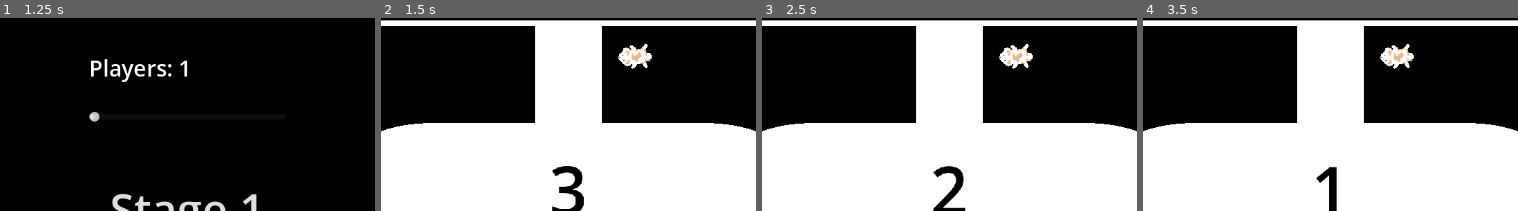
Above: before the commit, frames 1-4 (left to right).
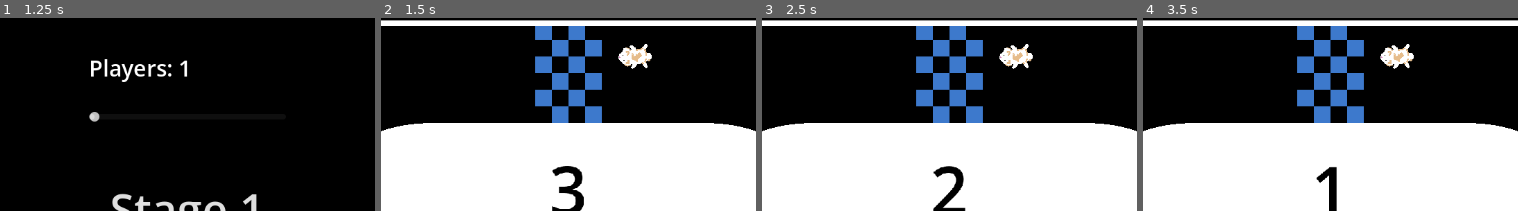
Above: after the commit, the same moments.

Repository: ChrisCee2/20gc4indy500
Game: Godot game, scene res://main_menu.tscn
The game is run twice, just before and just after one commit, with the same random seed, the same clock (stepped at 60 frames per second) and the same inputs. Sound files missing from this copy of the repository are replaced by a short silence.
Inputs (mouse positions are % of the whole screen's width and height, from its top left):
- Up to frame 1 (1.25 s): click "Time Trial" at 0.5 s
- Up to frame 2 (1.5 s): click "Stage 1" at 1.25 s
- Up to frame 3 (2.5 s): tap Enter at 2 s; move the mouse to (73, 49) at 2.02 s; hold D (right) from 2.03 s (still down)
- Up to frame 4 (3.5 s): tap Space (return_to_menu) at 2.75 s; move the mouse to (29, 60) at 2.77 s; release D (right) at 2.78 s; hold S (down) from 2.78 s (still down)
The pictures show only the part of the screen within x 25-75%, y 10-60%; the shares and areas given below are measured in that part.

Frame 1 is identical in both runs. In frame 2, 9.0% of the frame differs, in the area x 41-59%, y 4-55%; in frame 3, 9.0%; in frame 4, 9.0%.

Commit message:
GC4-16: Added finish line texture

Diff:
--- a/tracks/track_1.tscn
+++ b/tracks/track_1.tscn
@@ -4,6 +4,7 @@
 [ext_resource type="PackedScene" uid="uid://dvx6q6jrrb2hb" path="res://border.tscn" id="2_jhe20"]
 [ext_resource type="PackedScene" uid="uid://d1f7dwnnhrutk" path="res://finish_line.tscn" id="3_btncu"]
 [ext_resource type="PackedScene" uid="uid://d3qag8r5tmx4d" path="res://start_line.tscn" id="4_cejyx"]
+[ext_resource type="Texture2D" uid="uid://dp6n84sdikk8y" path="res://assets/finish_line_checker.png" id="4_xv2qj"]
 
 [sub_resource type="Curve2D" id="Curve2D_jhe20"]
 _data = {
@@ -19,8 +20,6 @@
 
 [sub_resource type="RectangleShape2D" id="RectangleShape2D_jhe20"]
 size = Vector2(128, 192)
-
-[sub_resource type="CanvasTexture" id="CanvasTexture_jhe20"]
 
 [sub_resource type="RectangleShape2D" id="RectangleShape2D_cejyx"]
 size = Vector2(128, 192)
@@ -79,9 +78,14 @@
 [node name="CollisionShape2D" type="CollisionShape2D" parent="FinishLine"]
 shape = SubResource("RectangleShape2D_jhe20")
 
-[node name="Sprite2D" type="Sprite2D" parent="FinishLine/CollisionShape2D"]
-scale = Vector2(128, 192)
-texture = SubResource("CanvasTexture_jhe20")
+[node name="Sprite2D" type="Sprite2D" parent="FinishLine"]
+texture_filter = 1
+texture_repeat = 2
+texture = ExtResource("4_xv2qj")
+region_enabled = true
+region_rect = Rect2(0, 0, 128, 192)
+
+[node name="Node2D" type="Node2D" parent="FinishLine"]
 
 [node name="StartLine" parent="." instance=ExtResource("4_cejyx")]
 position = Vector2(-128, -224)
Binary file added: assets/finish_line_checker.aseprite
Binary file added: assets/finish_line_checker.png
Not shown, added: assets/finish_line_checker.png.import
